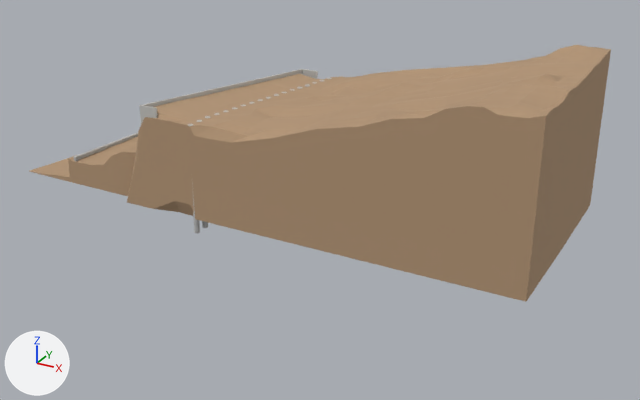
One commit to the glTF model models/spw1.glb: the scene before it, then after it.
Camera for both pictures: a 50 mm lens placed at (46.9, -51.7, 29.5), pointed at (14.3, 7.5, -0.1). Every picture has the same lights, and +X, +Y and +Z are marked at lower left. The picture after the commit comes second. Where no turn or scale is listed for an object, it has been applied to the vertices. Vertices at exactly the same position are counted once.

Script lines for the objects in view, before the commit:
```python
me_cube_183 = bpy.data.meshes.new('Cube.183')
me_cube_183.from_pydata(...)  # 33 vertices, 62 faces; spans x -0.1..7.4, y -0.1..15.5, z -1.7..3.4
me_cube_183.materials.append(mat_concrete_simple)  # light grey #c4c4c0
me_plane_056 = bpy.data.meshes.new('Plane.056')
me_plane_056.from_pydata(...)  # 2184 vertices, 4364 faces; spans x -21.1..24.7, y -9.0..8.8, z 0.0..13.2
me_plane_056.materials.append(mat_terrain07_simpleearth)  # beige #b39576
ob_rtw1_001 = bpy.data.objects.new('RTW1.001', me_cube_183)
ob_rtw1_001.location = (2.03, 0.5, 4.79)
ob_terrain_03___spw5__6_001 = bpy.data.objects.new('Terrain 03 - SPW5 +6.001', me_plane_056)
ob_terrain_03___spw5__6_001.location = (9.63, 8.31, 0.0)
```
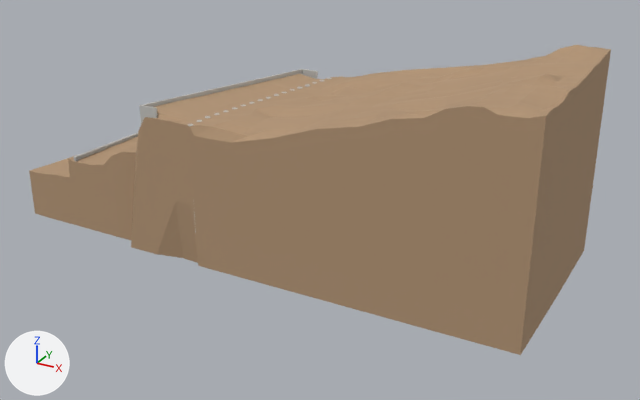
Commit message: Uniform terrain depth + remove Neighbour-Left

What differs and where, as boxes [x1, y1, x2, y2] in the pictures (640 x 400 px; the box of a moved part takes in the faces that stretch with it):
'Terrain 03 - SPW5 +6.001', reshaped (21% taller): before [30, 45, 611, 302]; after [29, 45, 611, 355]
part 1 of me_plane_056, moved or reshaped: before [30, 171, 590, 302]; after [29, 171, 590, 355]

The change, as a list of edits to the scene's bpy script:
```text
Change me_plane_056:
    used by ob_terrain_03___spw5__6_001; location = (9.63, 8.31, 0.0)
    remove me_plane_056.from_pydata(...)  # 2184 vertices, 4364 faces; spans x -21.1..24.7, y -9.0..8.8, z 0.0..13.2
    add me_plane_056.from_pydata(...)  # 2184 vertices, 4364 faces; spans x -21.1..24.7, y -9.0..8.8, z -4.2..13.2
    me_plane_056 part 1: 1089 of the vertices in x -21.1..24.7, y -9.0..8.8, z 0.0 are moved by (0.0, 0.0, -4.1)
```
